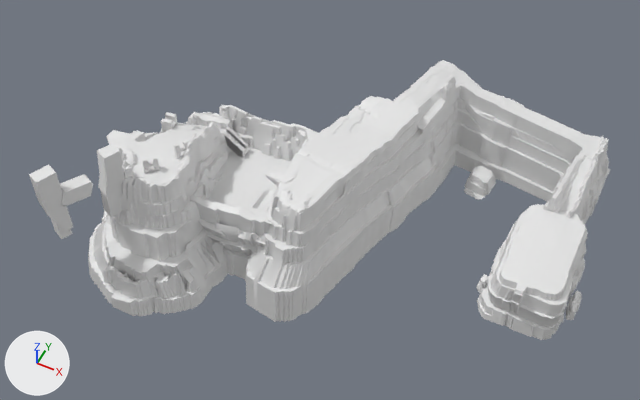
One commit to the FBX model Assets/Models/Environment/Platform4.fbx: the scene before it, then after it.
Rendered twice from a 50 mm lens placed at (362.0, -152.0, 462.0), pointed at (195.0, 182.0, 44.0). The lights are fixed; the arrows at lower left show +X, +Y and +Z. Where no turn or scale is listed for an object, it has been applied to the vertices.

Names of what the first picture shows: 'BigH', 'HDecor', 'IBossPit', 'Platform4', 'Platform5', 'PlatformK', 'PlatformL'.
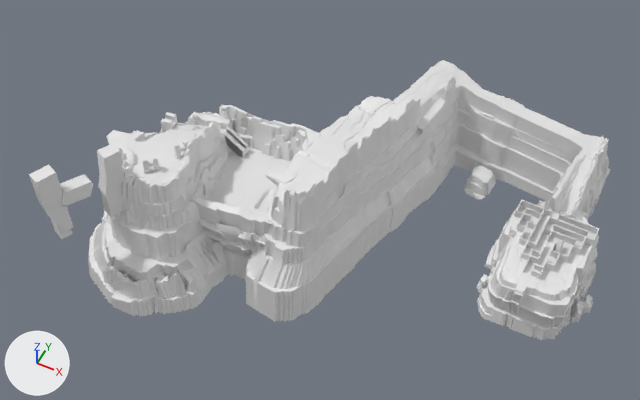
What differs and where, as boxes [x1, y1, x2, y2] in the pictures (640 x 400 px; the box of a moved part takes in the faces that stretch with it):
```json
{"object": "PlatformL", "change": "reshaped", "before": [476, 200, 588, 340], "after": [476, 200, 599, 340], "on screen": "10% wider"}
{"object": "LMaze2", "change": "added", "after": [514, 199, 599, 279]}
{"part": 1, "of": "me_mesh", "change": "moved or reshaped", "before": [283, 100, 420, 231], "after": [283, 97, 420, 231]}
{"part": 2, "of": "me_mesh_001", "change": "moved or reshaped", "before": [491, 207, 588, 338], "after": [485, 201, 599, 339]}
```

The change, as JSON lines over the scene's bpy script:
```json
{"block": "me_mesh_001", "where": "# used by ob_platforml; location = (332.9, 213.5, 38.3)"}
{"op": "remove", "block": "me_mesh_001", "code": "me_mesh_001.from_pydata(...)  # 8182 vertices, 15933 faces; spans x -32.4..30.8, y -41.2..43.6, z -38.3..1.3"}
{"op": "add", "block": "me_mesh_001", "code": "me_mesh_001.from_pydata(...)  # 8182 vertices, 15933 faces; spans x -34.4..37.9, y -41.2..43.6, z -38.3..8.7"}
{"block": "me_mesh_001", "change": "me_mesh_001 part 2: 4065 of 8182 vertices moved; they spanned x -29.8..30.8, y -34.3..43.6, z -38.3..1.0 and now span x -34.4..37.9, y -34.3..43.6, z -38.3..8.7; mean shift (2.3, 0.0, 0.0); largest move (12.7, 37.9, -34.7) -> (22.8, 36.5, -34.7)"}
{"block": "me_mesh", "where": "# used by ob_platform5; location = (205.1, 192.8, 77.7)"}
{"op": "remove", "block": "me_mesh", "code": "me_mesh.from_pydata(...)  # 7786 vertices, 15154 faces; spans x -40.0..40.0, y -79.0..92.0, z -78.0..2.0"}
{"op": "add", "block": "me_mesh", "code": "me_mesh.from_pydata(...)  # 7786 vertices, 15154 faces; spans x -40.0..40.0, y -79.0..92.0, z -78.0..21.0"}
{"block": "me_mesh", "change": "me_mesh part 1: 1327 of 7786 vertices moved; they spanned x -26.0..24.0, y -53.0..69.0, z -10.0..2.0 and now span x -26.0..24.0, y -53.0..69.0, z -11.0..21.0; mean shift (0.0, 0.0, 4.0); largest move (10.0, -4.0, -1.0) -> (10.0, -4.0, 20.0)"}
{"op": "add", "block": "me_mesh_1", "code": ["me_mesh_1 = bpy.data.meshes.new('Mesh')", "me_mesh_1.from_pydata(...)  # 328 vertices, 324 faces; spans x -27.1..23.6, y -22.8..28.8, z 0.0..5.0"]}
{"op": "add", "block": "ob_lmaze2", "code": ["ob_lmaze2 = bpy.data.objects.new('LMaze2', me_mesh_1)", "ob_lmaze2.location = (335.1, 211.0, 38.8)"]}
```
